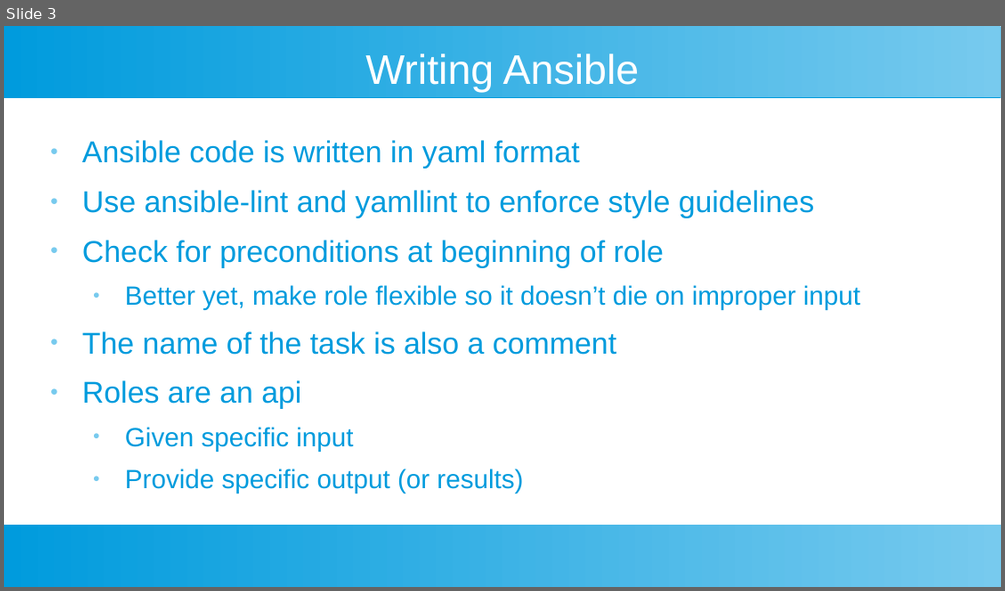
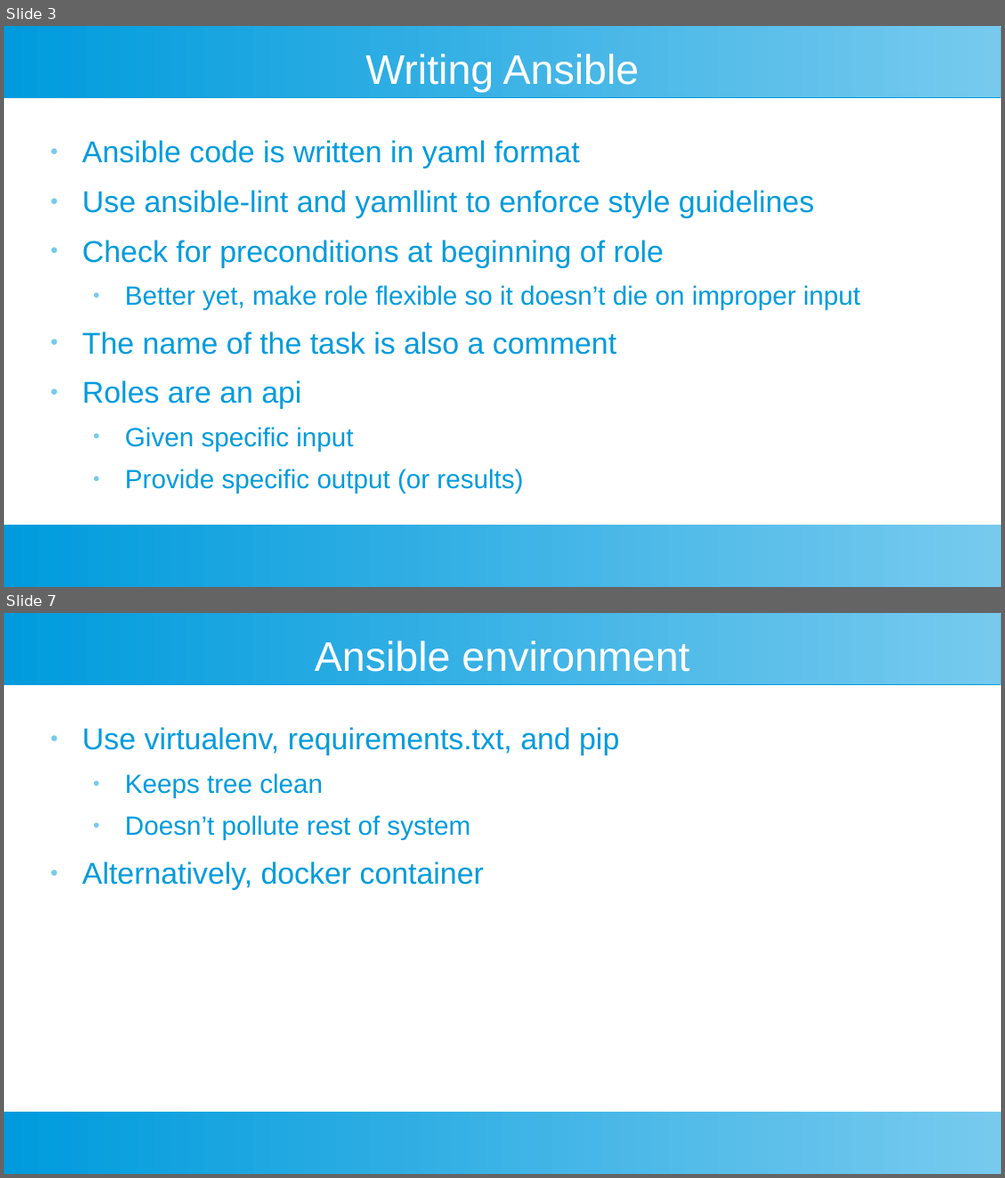
Before and after one commit to riffraff169/ansible-training, a slide deck: docs/ansible-slides.pptx. Shown one above the other, each under a label of ours: slide 3 before the commit, slides 3 and 7 after it; the slides between them are not shown. The pictures are 1005x591 and 1005x1178 pixels, drawn with LibreOffice and Linux fonts; fonts in the diff are those of the drawing. Boxes give left, top, right and bottom in pixels: in the first picture for what was removed or moved away, otherwise in the second. Text is boxed around its words. In the diff, an @@ line names an element or a change of style, - is before the commit and + after.

```diff
--- a/docs/ansible-slides.pptx
+++ b/docs/ansible-slides.pptx
@@ slide 7 added at [4,613,1001,1174], background #FFFFFF; not listed: 2 template elements that a slide beside it also shows @@
@@ text added at [315,641,689,672], 33 pt, text #FFFFFF @@
+Ansible environment
@@ text added at [82,727,619,890], 24 pt, text #009BDD @@
+● Use virtualenv, requirements.txt, and pip
+  ● Keeps tree clean
+  ● Doesn’t pollute rest of system
+● Alternatively, docker container
```
Also in this commit, not shown: 4 other slides added, 1 slide removed.
